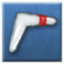
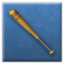
Two versions of the same layered image (w=64, h=64). Layer-by-layer changes:
added group "homerun bat" with 1 layers above "boomerang" over [9, 9, 54, 54]
added layer "Ebene 30" in group "homerun bat" over [9, 9, 54, 54]
hid group "boomerang" (1 layers) over [7, 10, 58, 54]
